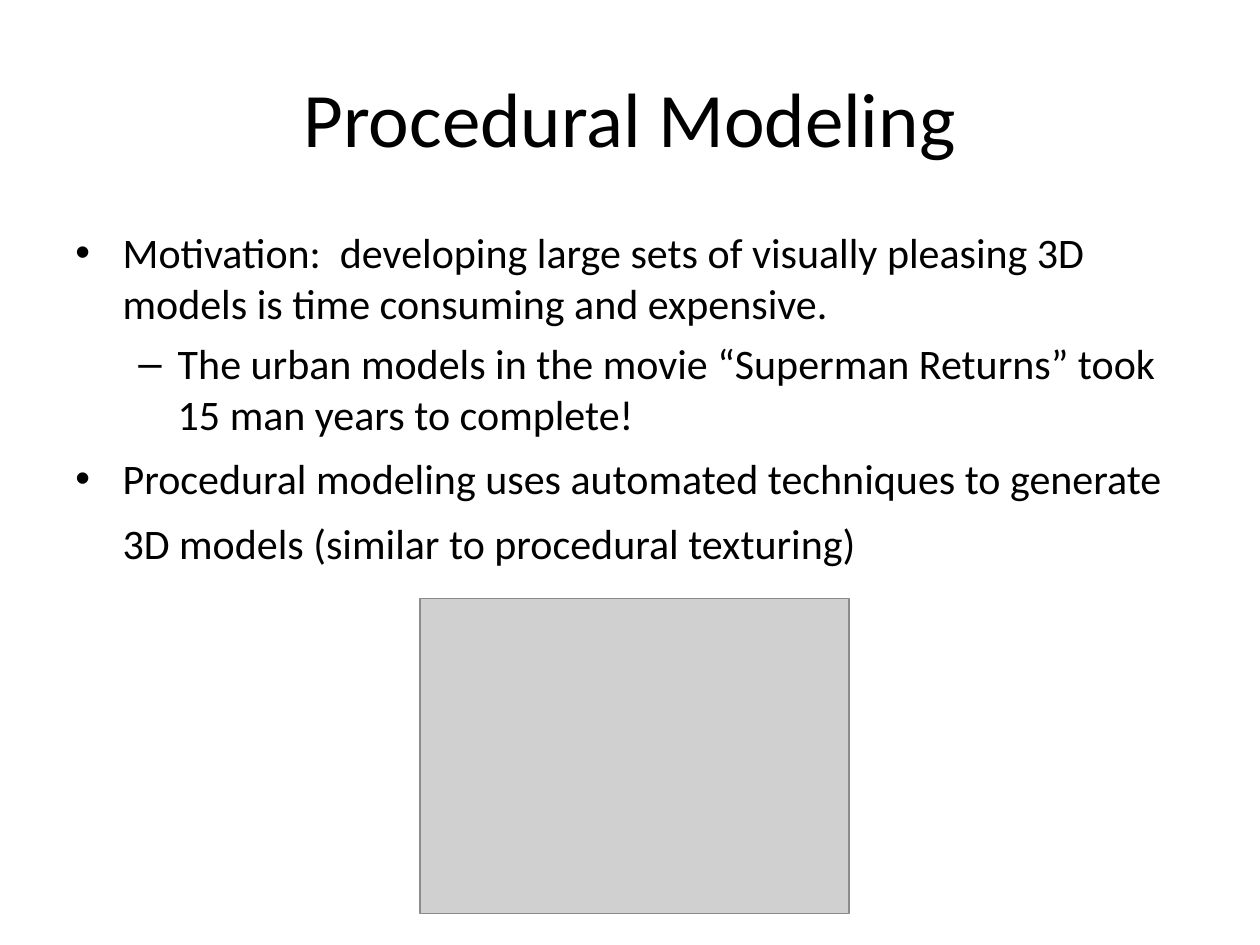
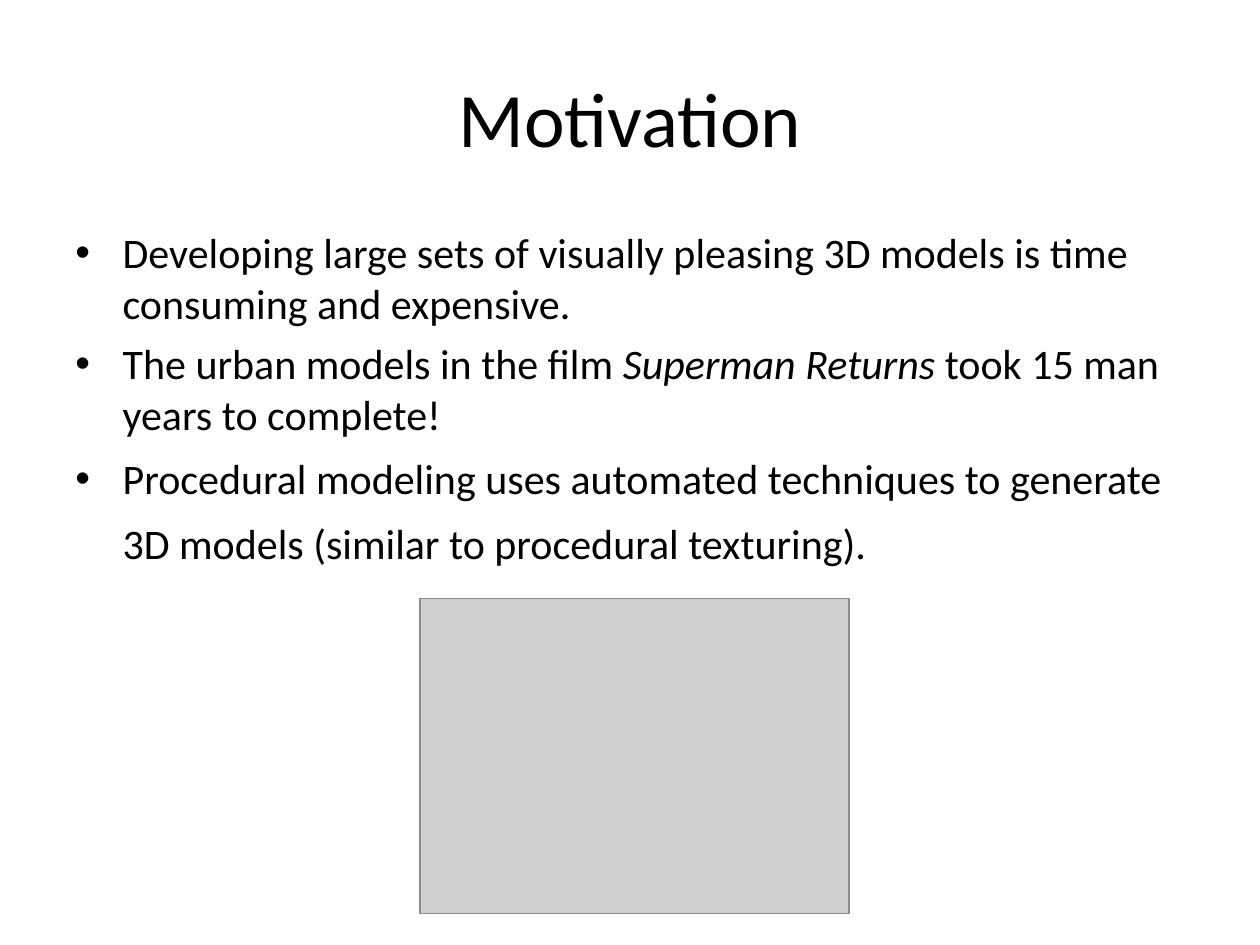
Before and after one commit to reinebold/cs580CMS, a slide deck: slide 3 of Documents/Creating a Procedural City.ppt (slide 2 before the commit). Drawn at 1260x945 pixels with LibreOffice and Linux fonts; fonts in the diff are those of the drawing; grey boxes stand for pictures. Boxes give left, top, right and bottom in pixels: in the first picture for what was removed or moved away, otherwise in the second. Text is boxed around its words. In the diff, an @@ line names an element or a change of style, - is before the commit and + after.

Commit message:
final ppt

```diff
--- a/Documents/Creating a Procedural City.ppt
+++ b/Documents/Creating a Procedural City.ppt
@@ title at box(458, 93, 801, 148): text changed @@
-Procedural Modeling
+Motivation
@@ text at box(123, 238, 1161, 567): text changed @@
-• Motivation: developing large sets of visually pleasing 3D models is time consuming and expensive.
-  – The urban models in the movie “Superman Returns” took 15 man years to complete!
-• Procedural modeling uses automated techniques to generate 3D models (similar to procedural texturing)
+• Developing large sets of visually pleasing 3D models is time consuming and expensive.
+• The urban models in the film Superman Returns took 15 man years to complete!
+• Procedural modeling uses automated techniques to generate 3D models (similar to procedural texturing).
```
Also in this commit, not shown: 8 other slides changed, 5 slides added, 4 slides removed, 1 other file.
